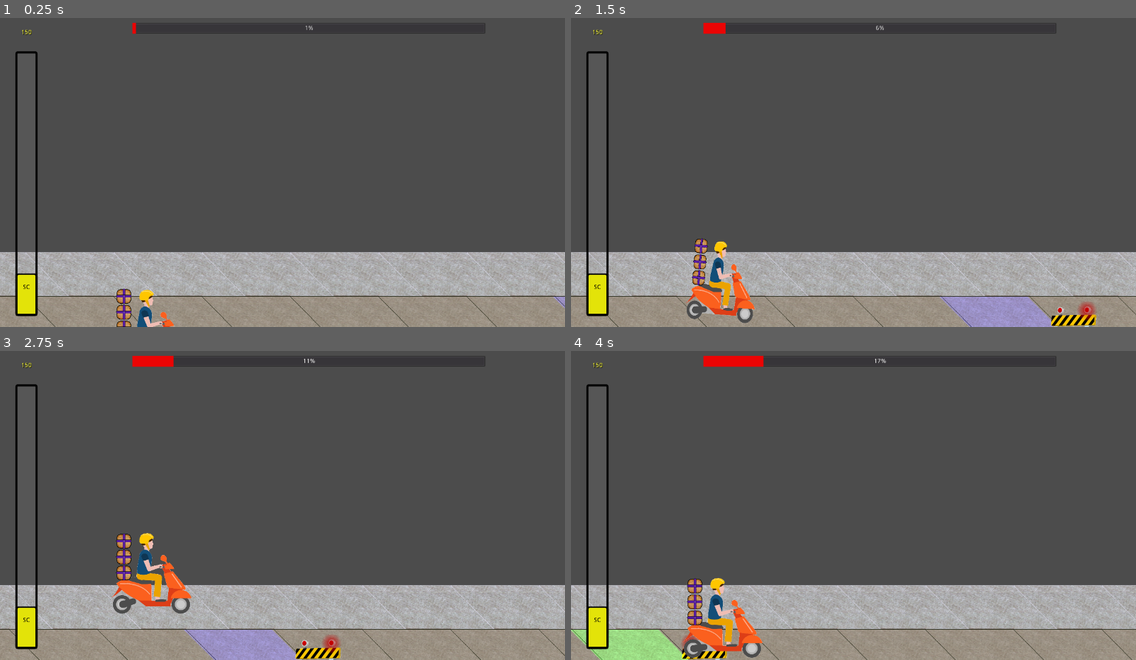
Above: before the commit, frames 1-4 (two rows, left to right).
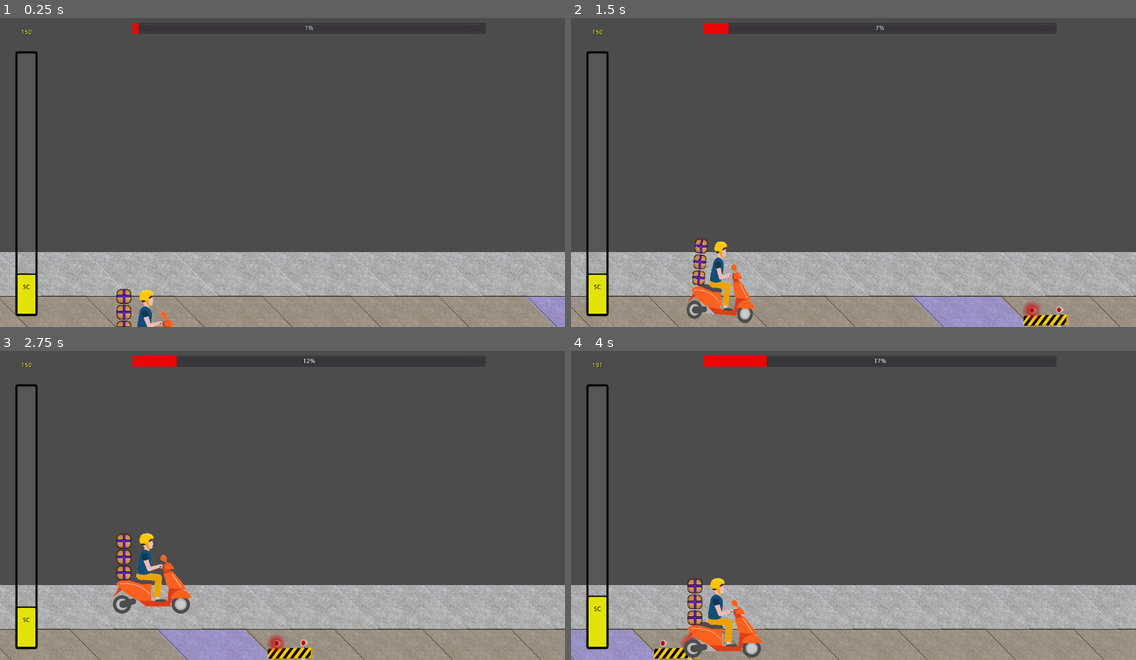
Above: after the commit, the same moments.

Repository: Anatolij-Grigorjev/MopedRebelGO
Game: Godot game, scene res://stages/test/test_stage.tscn
Same seed, same stepped clock (60 frames per second), same inputs: the game is played once before the commit and once after it.
Inputs:
- Up to frame 1 (0.25 s): no input
- Up to frame 2 (1.5 s): hold W (swerve_up) 0.53-1.28 s; hold S (swerve_down) from 1.28 s (still down)
- Up to frame 3 (2.75 s): release S (swerve_down) at 2.03 s; hold W (swerve_up) from 2.03 s (still down)
- Up to frame 4 (4 s): release W (swerve_up) at 3.53 s; hold S (swerve_down) from 3.53 s (still down)

The runs differ from the first frame. In frame 1, 2.3% of the frame differs, in the area x 0-100%, y 1-100%; in frame 2, 3.3%; in frame 3, 3.3%; in frame 4, 3.6%.
Error in both runs: Invalid get index '-1' (on base: 'Array'). (res://utils/logger.gd:103)

Commit message:
[WIP] fixing issues with obstacles warnings on tracks

Diff:
--- a/game/gui/hud_control.gd
+++ b/game/gui/hud_control.gd
@@ -12,6 +12,8 @@
 """
 const MIN_WARNING_ICON_DISTANCE = 1000.0
 const MAX_WARNING_ICON_DISTANCE = 3000.0
+
+const MAX_SC_POINTS = 9999
 
 
 #imports
@@ -52,6 +54,8 @@
 
 
 func add_sc_points(amount: int) -> void:
+	if (State.current_street_scred == MAX_SC_POINTS):
+		return
 	var new_total := State.current_street_scred + amount
 	var next_sc_level_info : Dictionary = C.MR_STREET_CRED_LEVELS[State.next_street_cred_level_idx]
 	if (next_sc_level_info.req_sc < new_total):
@@ -65,11 +69,12 @@
 				next_sc_level_info.name
 			)
 		else:
+			new_total = MAX_SC_POINTS
 			#final level reached
 			sc_progress.grow_progress_next_level(
-				9999,
+				MAX_SC_POINTS,
 				0,
-				9999,
+				MAX_SC_POINTS,
 				next_sc_level_info.name
 			)
 	else:
--- a/game/obstacles/roadblocks/tall/tall_roadblock.tscn
+++ b/game/obstacles/roadblocks/tall/tall_roadblock.tscn
@@ -25,6 +25,7 @@
 [node name="Sprite" type="AnimatedSprite" parent="."]
 position = Vector2( 0, -125 )
 frames = SubResource( 1 )
+frame = 1
 playing = true
 
 [node name="CollisionShape2D" type="CollisionShape2D" parent="."]
--- a/game/stages/stage_control.gd
+++ b/game/stages/stage_control.gd
@@ -20,11 +20,14 @@
 
 var _sorted_obstacle_positions_by_track := []
 onready var _tile_height: int = $Road.get_cell_size().y
+
 onready var _tracks_bounds := Helpers.get_tilemap_global_bounds($Road)
 onready var _track0_position := _tracks_bounds.position.y
 
 
 func _ready() -> void:
+	#adjust track bounds due to specific tile shape
+	_tracks_bounds.position.y += _tile_height / 2
 	#setup moped position
 	moped_rebel.connect('swerve_direction_pressed', self, '_on_MopedRebel_swerve_direction_pressed')
 	var moped_tracks_offset : int = _tile_height * current_moped_track
@@ -42,7 +45,7 @@
 	#logging
 	LOG.info("Tilemap bounds: {}", [_tracks_bounds])
 	LOG.info("Moped tracks position: {}", [moped_rebel.global_position])
-	for idx in _sorted_obstacle_positions_by_track:
+	for idx in range(_sorted_obstacle_positions_by_track.size()):
 		LOG.info("For track {} got {} obstacles!", [idx, _sorted_obstacle_positions_by_track[idx].size()])
 
 
@@ -60,9 +63,10 @@
 
 func _ready_sorted_obstacle_positions() -> void:
 	for idx in range(num_stage_tracks):
-		_sorted_obstacle_positions_by_track[idx] = []
+		_sorted_obstacle_positions_by_track.append([])
 	for elem in $Obstacles.get_children():
-		var obstacle_track_idx : int = (elem.global_position.y - _track0_position) / num_stage_tracks
+		var obstacle_track_idx : int = floor((elem.global_position.y - _track0_position) / _tile_height) - 1
+		LOG.info("obstacle {} -> idx {}", [elem.global_position.y, obstacle_track_idx])
 		_sorted_obstacle_positions_by_track[obstacle_track_idx].append(elem.global_position)
 	for idx in range(_sorted_obstacle_positions_by_track.size()):
 		var positions_list : Array = _sorted_obstacle_positions_by_track[idx]
@@ -71,9 +75,32 @@
 
 func _process(delta: float) -> void:
 	HUD.set_stage_progress(moped_rebel.global_position.x)
-	#TODO: build map of upcoming obstacle on each track idx for moped based
-	#on currentle covered distance
-	pass
+	var nearest_tracks_obstacles := _build_nearest_track_obstacles_list()
+	if (nearest_tracks_obstacles):
+		HUD.update_next_obstacle_warning_icons(nearest_tracks_obstacles)
+
+
+func _build_nearest_track_obstacles_list() -> Array:
+	var next_obstacle_distances := []
+	for track_idx in range(_sorted_obstacle_positions_by_track.size()):
+		var obstacle_positions : Array = _sorted_obstacle_positions_by_track[track_idx]
+		var next_position_idx := _get_first_idx_position_ahead(obstacle_positions)
+		if (next_position_idx >= 0):
+			var moped_distance : float = obstacle_positions[next_position_idx].x - moped_rebel.global_position.x
+			next_obstacle_distances.append({
+				"track_idx": track_idx,
+				"obstacle_type": C.ObstacleTypes.ROADBLOCK,
+				"moped_distance": moped_distance
+			})
+	return next_obstacle_distances
+
+
+func _get_first_idx_position_ahead(positions: Array) -> int:
+	var moped_position : float = moped_rebel.global_position.x
+	for idx in range(positions.size()):
+		if (positions[idx].x > moped_position):
+			return idx
+	return -1
 
 
 func _on_MopedRebel_swerve_direction_pressed(intended_direction: int) -> void:
--- a/game/stages/test/test_stage.tscn
+++ b/game/stages/test/test_stage.tscn
@@ -50,11 +50,11 @@
 scale = Vector2( 0.5, 0.5 )
 
 [node name="TallRoadblock3" parent="Obstacles" instance=ExtResource( 6 )]
-position = Vector2( 5352.83, 253.751 )
+position = Vector2( 5349.11, 251.889 )
 scale = Vector2( 0.5, 0.5 )
 
 [node name="MopedRebel" parent="." instance=ExtResource( 7 )]
-position = Vector2( 0, 50 )
+position = Vector2( 63.2963, 48.1383 )
 
 [node name="CanvasLayer" type="CanvasLayer" parent="."]
 layer = 5
